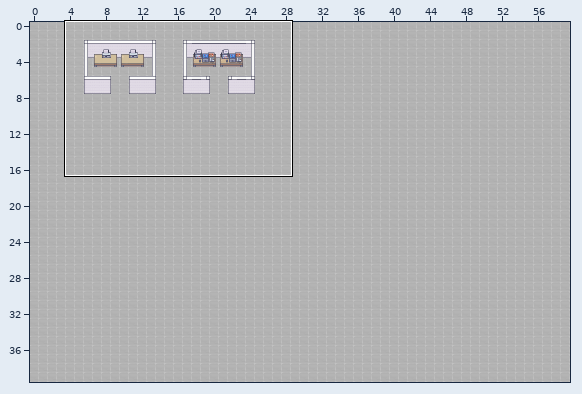
A Tiled map gets an edit: src/assets/tilemaps/level2-office.tmx. The first picture is a wide view before the edit; the outline marks the close-up.
Close-up. First the earlier version:
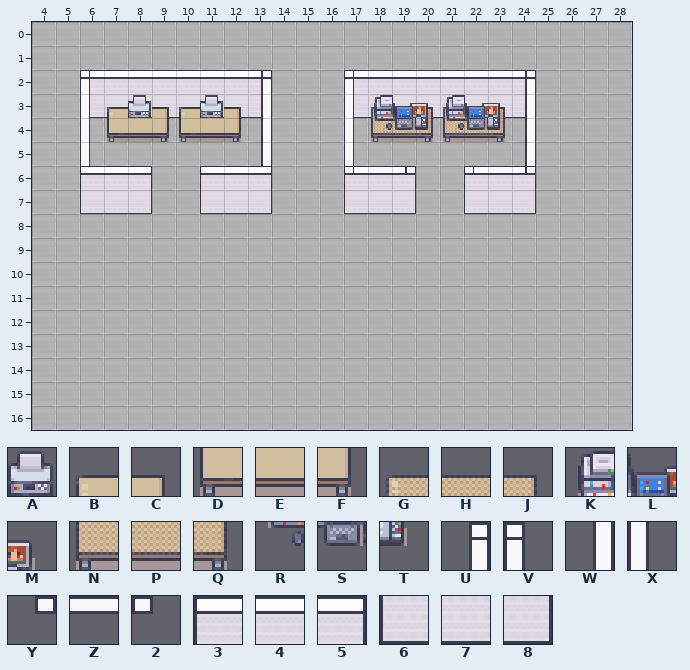
Cells are 16x16 px. Shown: x 4..28, y 0..16.
Key: from "Modern_Office_16x16": A 392, B 455, C 457, D 471, E 472, F 473, G 484, H 485, J 486, K 490, L 491, M 492, N 500, P 501, Q 502, R 506, S 507, T 508; from "Room_Builder_Office_16x16": U 23, V 25, W 39, X 41, Y 55, Z 56, 2 57, 3 176, 4 177, 5 178, 6 192, 7 193, 8 194.
_ is an empty cell.
Layers that did not change in this view are not listed.
Layer "World" before, first column x 4:
 0 _________________________
 1 _________________________
 2 __34444445___VZZZZZZU____
 3 __67777778___XGHJGHJW____
 4 __X______W___XNPQNPQW____
 5 __X______W___X______W____
 6 __345__345___2ZY__2ZY____
 7 __678__678_______________
 8 _________________________
 9 _________________________
10 _________________________
11 _________________________
12 _________________________
13 _________________________
14 _________________________
15 _________________________
16 _________________________
Layer "Above Player" before, first column x 4:
 0 _________________________
 1 _________________________
 2 __V______U_______________
 3 __XBACBACW____KLMKLM_____
 4 __XDEFDEFW____RSTRST_____
 5 __X______W_______________
 6 _________________________
 7 _________________________
 8 _________________________
 9 _________________________
10 _________________________
11 _________________________
12 _________________________
13 _________________________
14 _________________________
15 _________________________
16 _________________________
After:
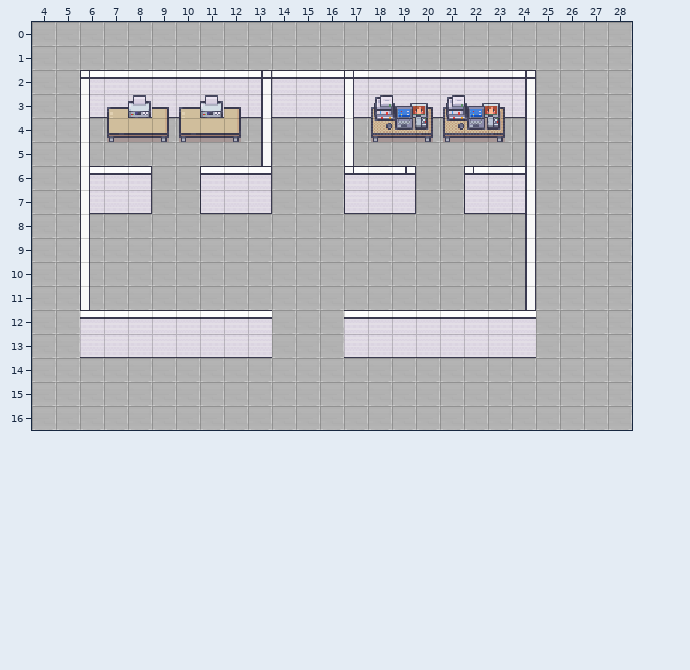
Changes in this commit:
Changed rows in their new state; . is an unchanged cell.
Layer "World":
first column x 14:
 2 444
 3 777
first column x 6:
 8 X.................W
 9 X.................W
10 X.................W
11 X.................W
12 44444444...44444444
13 77777777...77777777
Layer "Above Player":
first column x 6:
 6 X.................W
 7 X.................W
Boxes around the changes in both close-ups, in picture pixels (x1, y1, x2, y2):
added: (272, 70, 344, 118)
added: (80, 166, 272, 358)
added: (344, 166, 536, 358)
